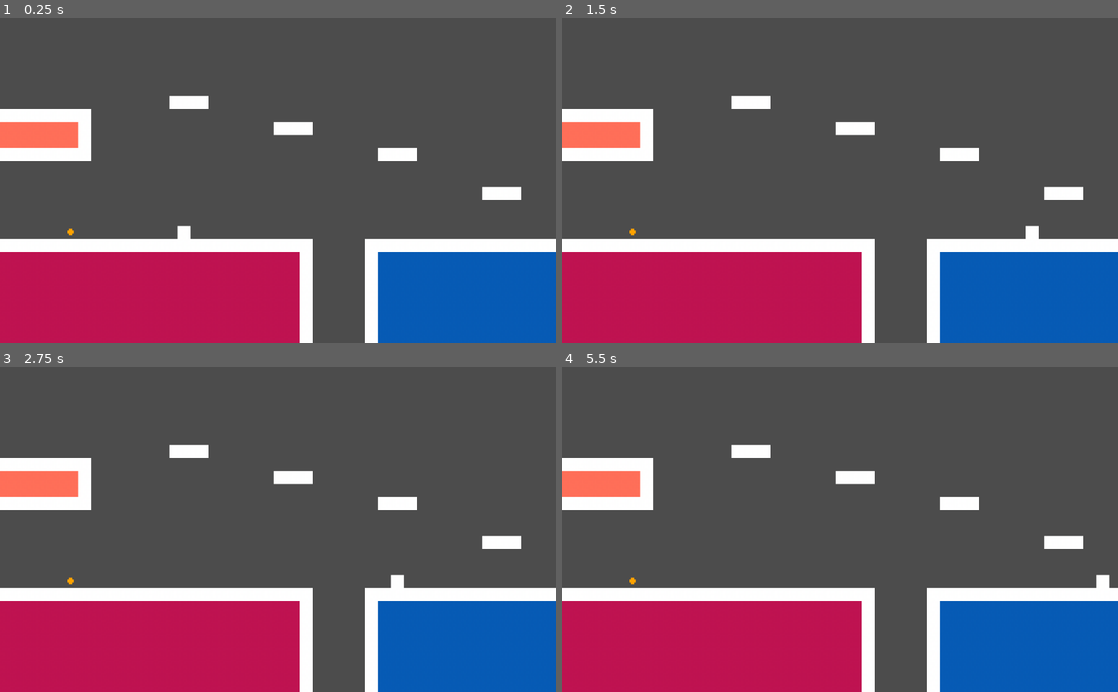
Above: before the commit, frames 1-4 (two rows, left to right).
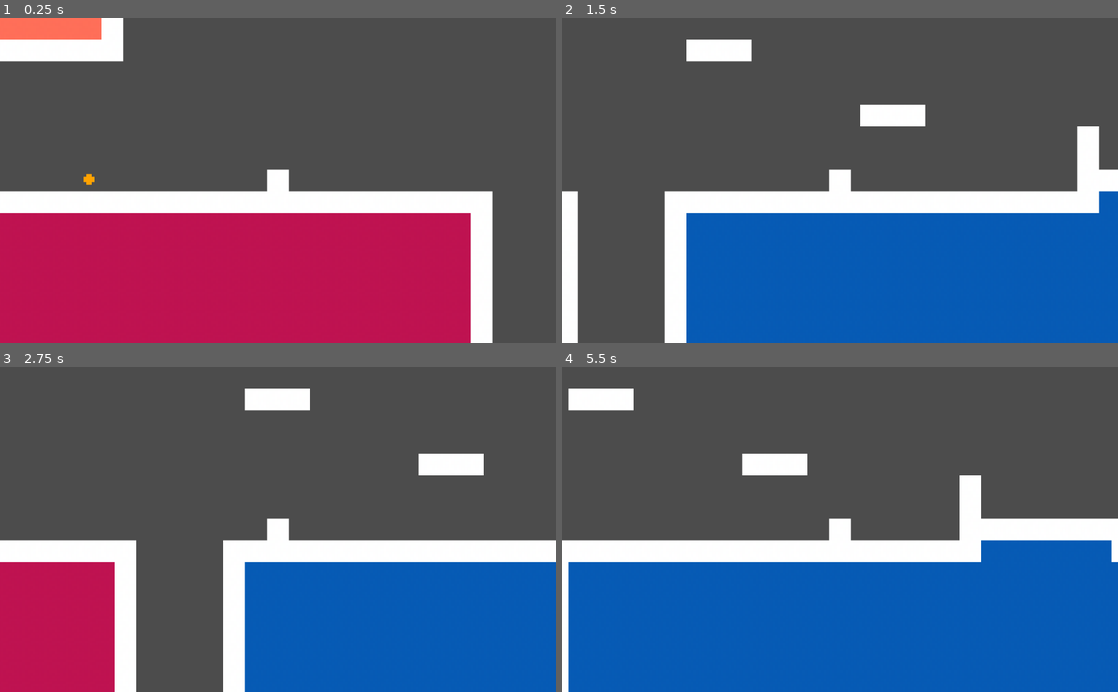
Above: after the commit, the same moments.

Repository: troingle/godot-platformer
Game: Godot game, scene res://World.tscn
The game is run twice, just before and just after one commit, with the same random seed, the same clock (stepped at 60 frames per second) and the same inputs.
Inputs:
- Up to frame 1 (0.25 s): no input
- Up to frame 2 (1.5 s): tap Enter at 0.5 s; hold D (move_right) from 0.53 s (still down); tap X (dash) at 0.6, 1.35 s; tap Z (jump) at 0.77 s
- Up to frame 3 (2.75 s): tap Z (jump) at 1.52 s; release D (move_right) at 2.03 s; hold A (move_left) from 2.03 s (still down); tap X (dash) at 2.1 s
- Up to frame 4 (5.5 s): release A (move_left) at 2.78 s; hold D (move_right) 2.78-4.28 s; tap X (dash) every 0.75 s from 2.85 to 5.1 s; tap Z (jump) at 3.02, 3.77, 4.52 s; hold A (move_left) 4.28-5.03 s; hold D (move_right) from 5.03 s (still down)

The runs differ from the first frame. In frame 1, 37% of the frame differs, in the area x 0-100%, y 0-100%; in frame 2, 42%; in frame 3, 35%; in frame 4, 45%, in the area x 0-100%, y 6-100%.

Commit message:
Made camera follow player, might or might not stay

Diff:
--- a/Player.tscn
+++ b/Player.tscn
@@ -18,3 +18,7 @@
 texture = ExtResource( 1 )
 region_rect = Rect2( 5, 5, 5, 5 )
 region_filter_clip = true
+
+[node name="PlayerCamera" type="Camera2D" parent="."]
+current = true
+zoom = Vector2( 0.6, 0.6 )
